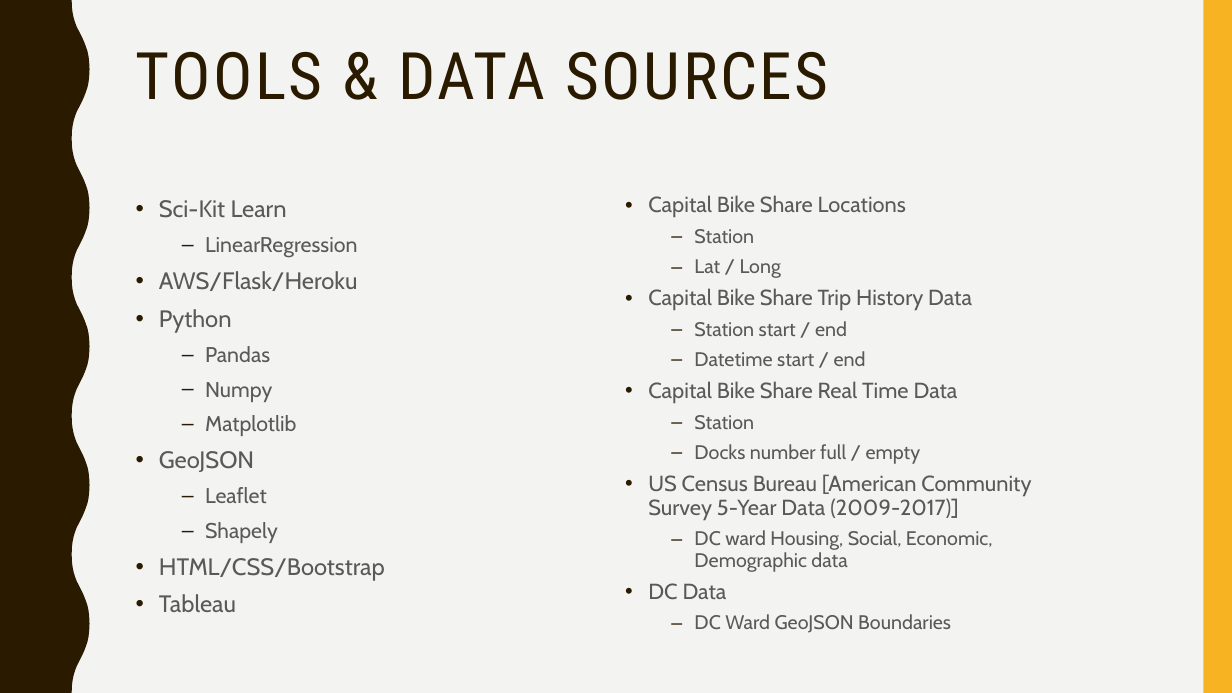
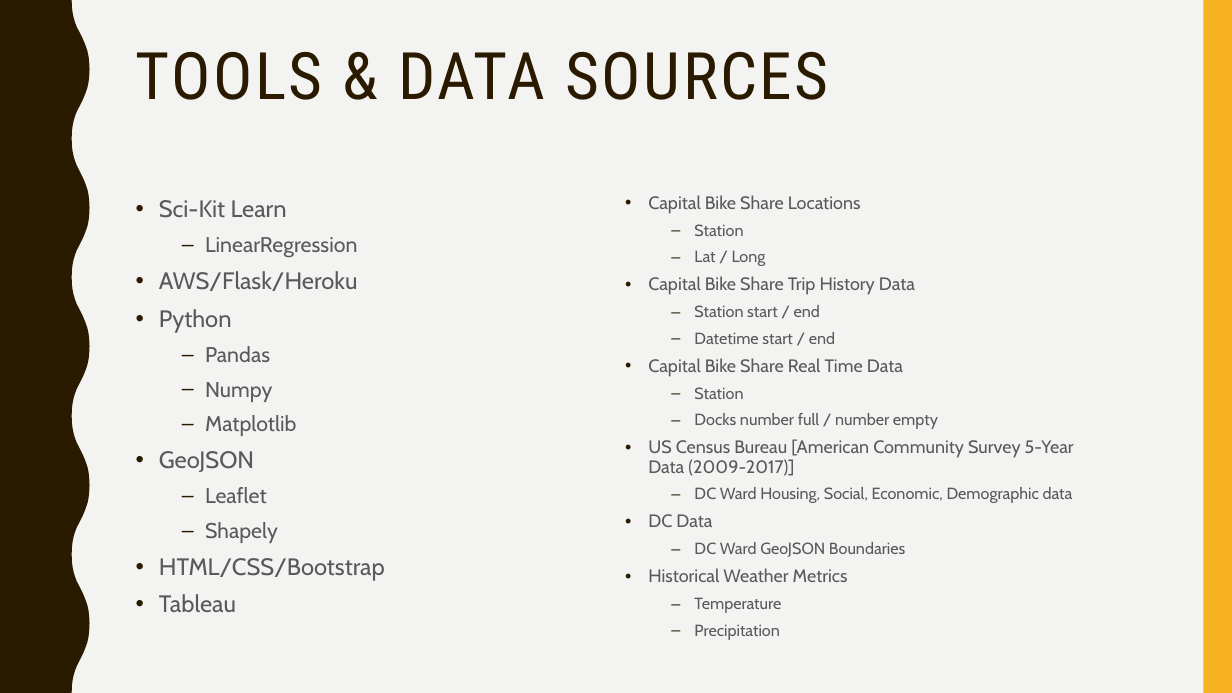
Before and after one commit to alpeshpatelgwu/Crabby-Cabis, a slide deck: slide 4 of Crabby Cabis Final Project.pptx. Drawn at 1232x693 pixels with LibreOffice and Linux fonts; fonts in the diff are those of the drawing. Boxes give left, top, right and bottom in pixels: in the first picture for what was removed or moved away, otherwise in the second. Text is boxed around its words. In the diff, an @@ line names an element or a change of style, - is before the commit and + after.

```diff
--- a/Crabby Cabis Final Project.pptx
+++ b/Crabby Cabis Final Project.pptx
@@ text at [648, 195, 1074, 557]: size 17 to 14 pt in "Capital Bike Share Locations", "Capital Bike Share Trip History Data", "Capital Bike Share Real Time Data", "US Census Bureau [American Community Survey 5-Year ..." and 1 more places; size 15.3 to 12.6 pt in "Station", "Lat / Long", "Station start / end", "Datetime start / end" and 2 more places @@
@@ text at [694, 413, 938, 429]: text changed; size 15.3 to 12.6 pt @@
-  – Docks number full / empty
+  – Docks number full / number empty
@@ text at [694, 487, 1073, 503]: text changed; size 15.3 to 12.6 pt @@
-  – DC ward Housing, Social, Economic, Demographic data
+  – DC Ward Housing, Social, Economic, Demographic data
@@ text at [648, 568, 848, 640]: paragraphs added @@
+• Historical Weather Metrics
+  – Temperature
+  – Precipitation
```
Also in this commit, not shown: 1 other slide changed, 1 slide added, 2 slides removed.
